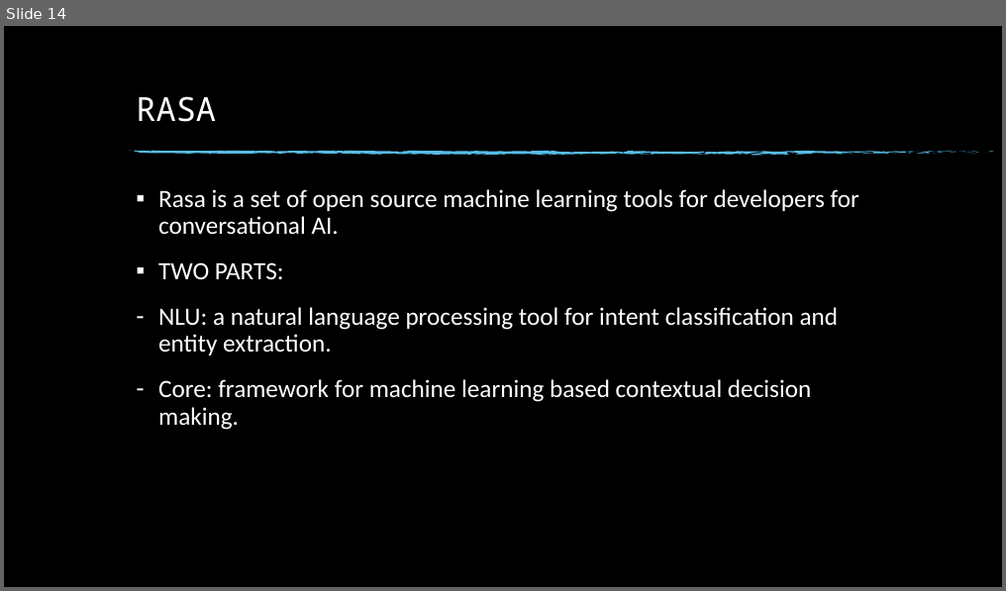
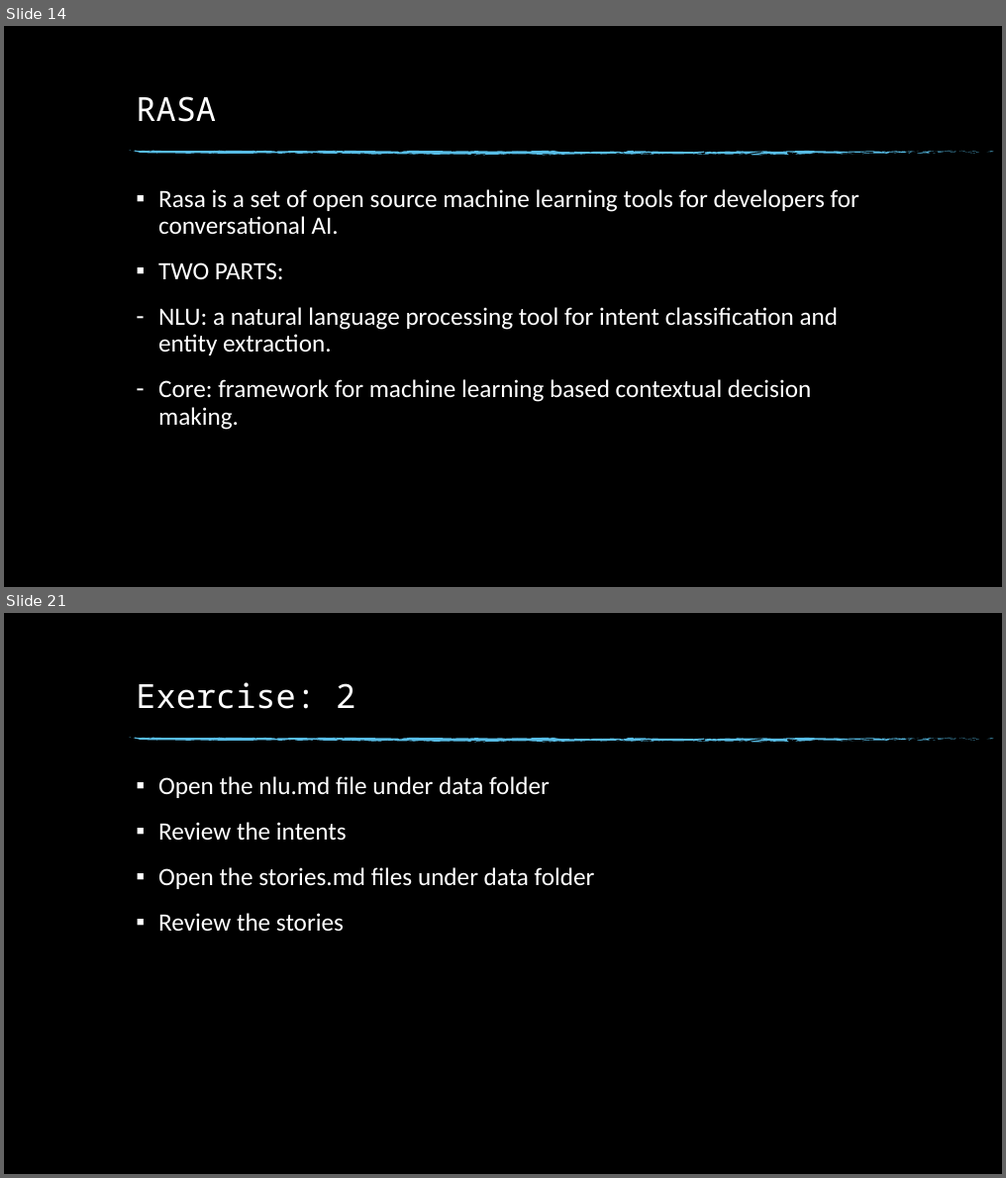
Before and after one commit to dinesh19aug/rasa-workshop, a slide deck: Natural Language Processing Workshop.pptx. Shown one above the other, each under a label of ours: slide 14 before the commit, slides 14 and 21 after it; the slides between them are not shown. The pictures are 1006x591 and 1006x1178 pixels, drawn with LibreOffice and Linux fonts; fonts in the diff are those of the drawing; background and template pictures are left out. Boxes give left, top, right and bottom in pixels: in the first picture for what was removed or moved away, otherwise in the second. Text is boxed around its words. In the diff, an @@ line names an element or a change of style, - is before the commit and + after.

Commit message:
Added exercise 2

```diff
--- a/Natural Language Processing Workshop.pptx
+++ b/Natural Language Processing Workshop.pptx
@@ slide 21 added at (4,613,1002,1174), background picture (left out); not listed: 74 template elements that a slide beside it also shows @@
@@ title added at (136,682,355,709), 32 pt, text #FFFFFF @@
+Exercise: 2
@@ text added at (158,776,595,932), 24 pt, text #FFFFFF @@
+▪ Open the nlu.md file under data folder
+▪ Review the intents
+▪ Open the stories.md files under data folder
+▪ Review the stories
```
Also in this commit, not shown: 11 other slides added, 3 other files.
